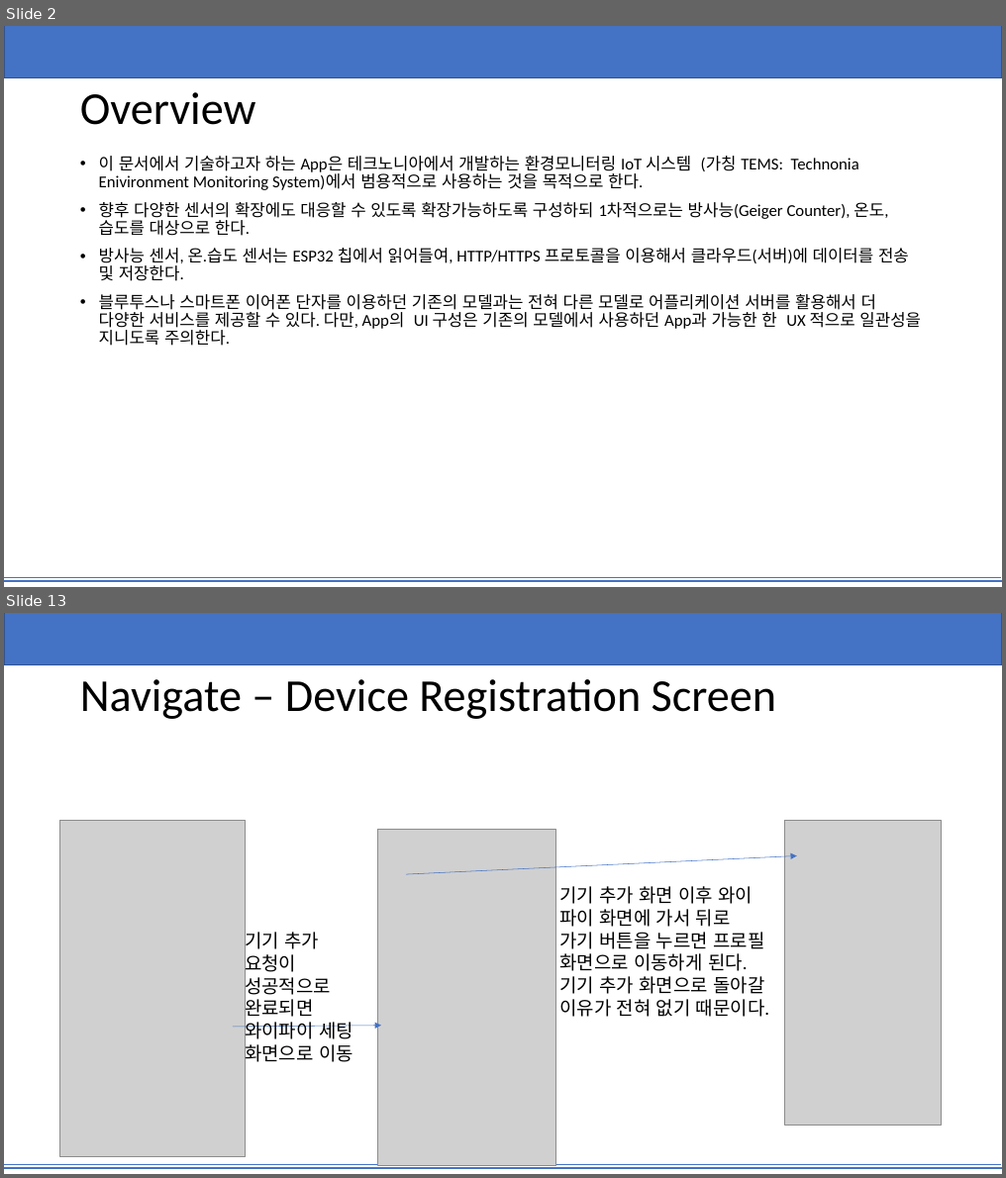
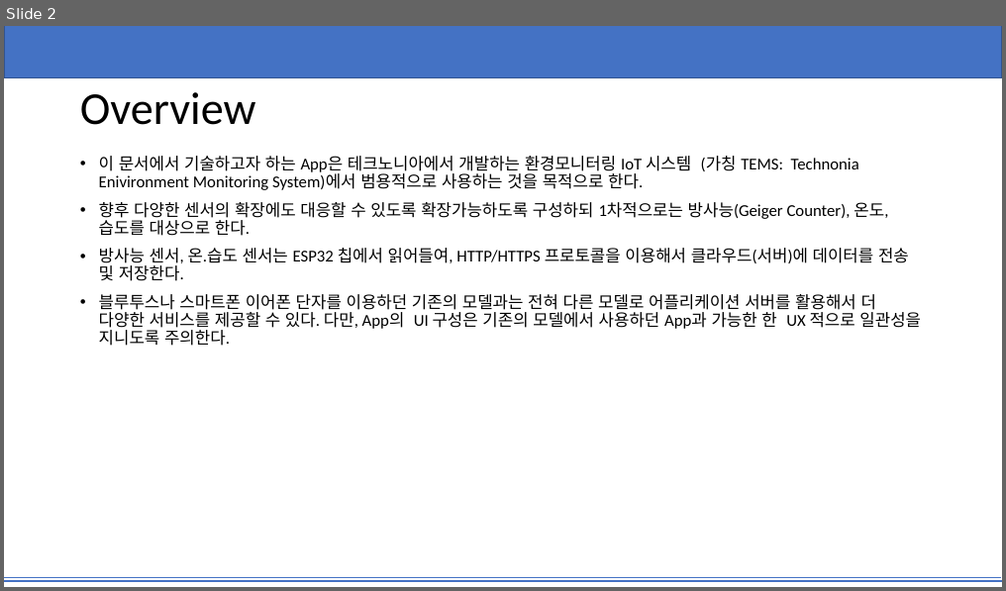
Before and after one commit to yjin910/Technonia_i_app, a slide deck: TEMS.pptx. Shown one above the other, each under a label of ours: slides 2 and 13 before the commit, slide 2 after it; the slides between them are not shown. The pictures are 1006x1178 and 1006x591 pixels, drawn with LibreOffice and Linux fonts; fonts in the diff are those of the drawing; grey boxes stand for pictures. Boxes give left, top, right and bottom in pixels: in the first picture for what was removed or moved away, otherwise in the second. Text is boxed around its words. In the diff, an @@ line names an element or a change of style, - is before the commit and + after.

```diff
--- a/TEMS.pptx
+++ b/TEMS.pptx
@@ slide 13 removed at box(4, 613, 1002, 1174), background #FFFFFF; not listed: 3 template elements that a slide beside it also shows @@
@@ title removed at box(80, 679, 776, 719) @@
-Navigate – Device Registration Screen
@@ picture removed at box(59, 820, 246, 1157) @@
@@ picture removed at box(785, 820, 942, 1125) @@
@@ picture removed at box(377, 830, 555, 1166) @@
@@ arrow removed from (406, 874) to (797, 857) @@
@@ text removed at box(559, 886, 769, 1017) @@
-기기 추가 화면 이후 와이 파이 화면에 가서 뒤로 가기 버튼을 누르면 프로필 화면으로 이동하게 된다. 기기 추가 화면으로 돌아갈 이유가 전혀 없기 때문이다.
@@ text removed at box(245, 929, 353, 1065) @@
-기기 추가 요청이 성공적으로 완료되면 와이파이 세팅 화면으로 이동
@@ arrow removed from (233, 1027) to (381, 1026) @@
```
Also in this commit, not shown: 8 slides changed, 6 slides added, 27 other slides removed, 5 other files.
